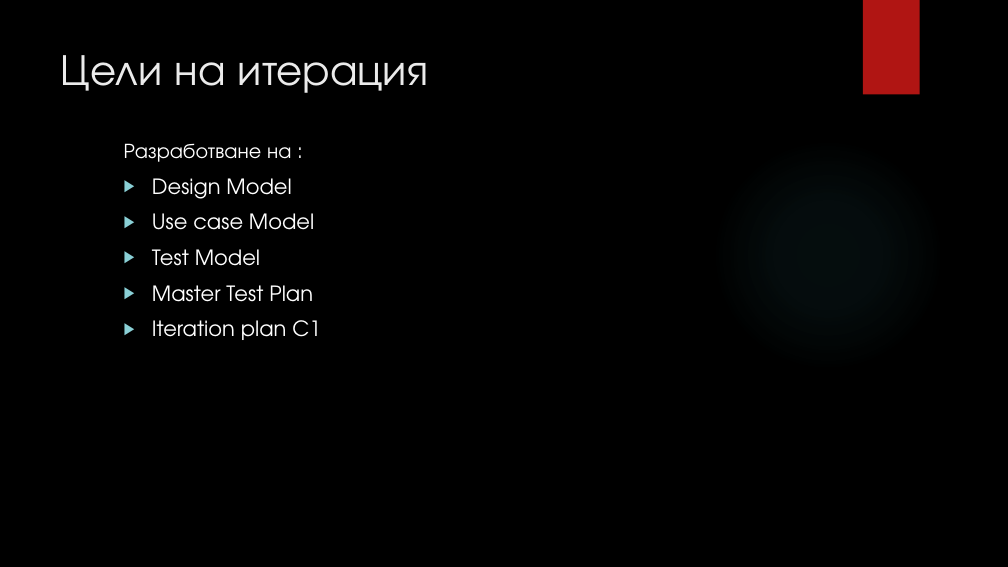
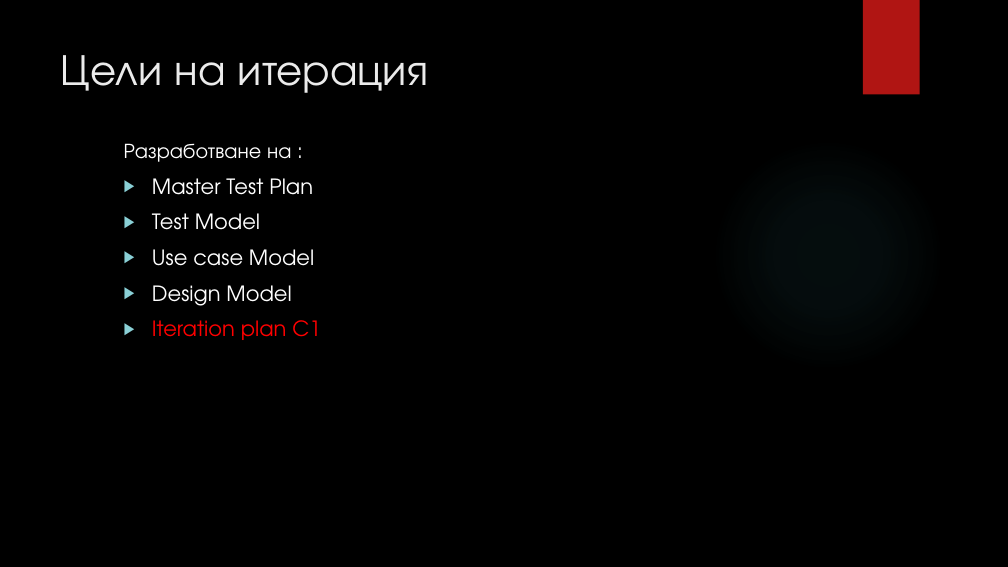
Before and after one commit to fahmiprasetya/PSS, a slide deck: slide 2 of I1/Current_Working_Directory/E3/ABM E3 Presentation.pptx. Drawn at 1008x567 pixels with LibreOffice and Linux fonts; fonts in the diff are those of the drawing; background and template pictures are left out. Boxes give left, top, right and bottom in pixels: in the first picture for what was removed or moved away, otherwise in the second. Text is boxed around its words. In the diff, an @@ line names an element or a change of style, - is before the commit and + after.

```diff
--- a/I1/Current_Working_Directory/E3/ABM E3 Presentation.pptx
+++ b/I1/Current_Working_Directory/E3/ABM E3 Presentation.pptx
@@ text at [152, 178, 314, 266]: paragraphs added @@
+▶ Master Test Plan
+▶ Test Model
+▶ Use case Model
@@ text at [152, 213, 314, 302]: paragraphs removed @@
-▶ Use case Model
-▶ Test Model
-▶ Master Test Plan
@@ text at [152, 320, 321, 340]: text colour #FFFFFF to #FF0000 in "Iteration plan C1" @@
```
Also in this commit, not shown: 27 slides added, 12 other files.
